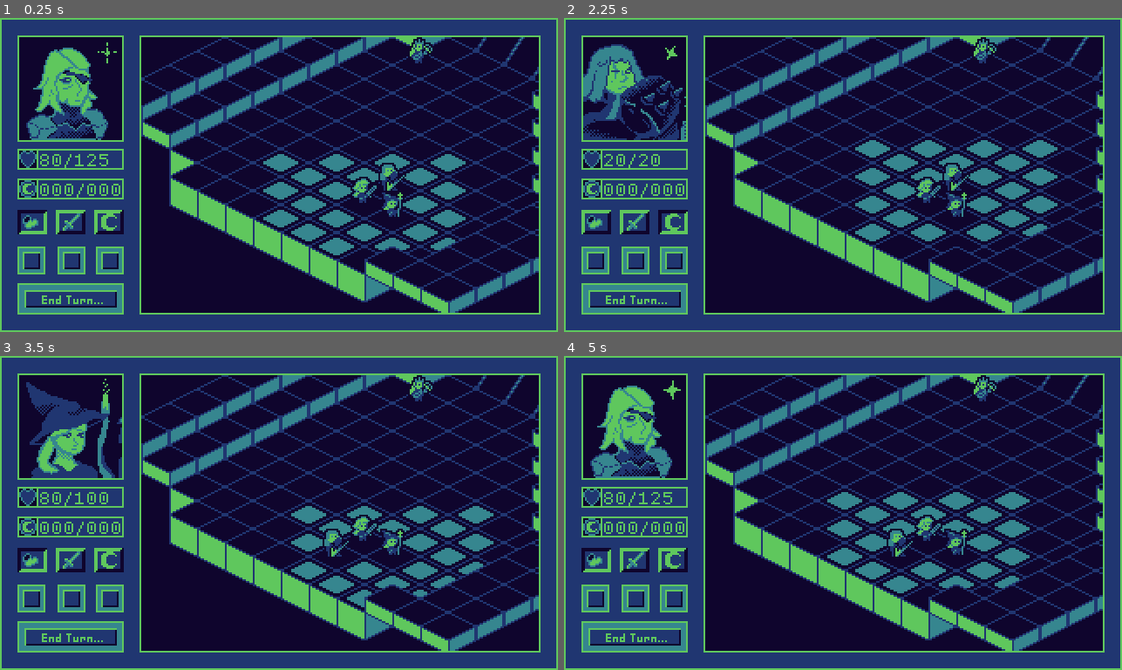
Above: before the commit, frames 1-4 (two rows, left to right).
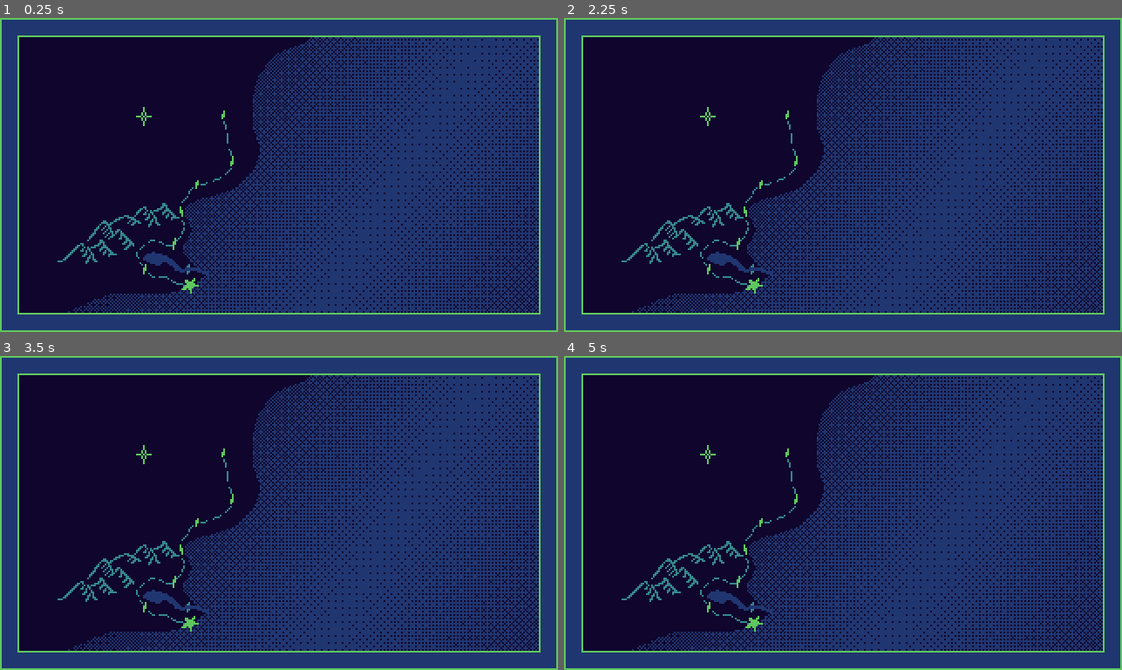
Above: after the commit, the same moments.

Repository: NoahLPoteat/CapstoneProject
Game: Godot game, scene res://src/gameplay/prototypes/game_prototype.tscn
Same seed, same stepped clock (60 frames per second), same inputs: the game is played once before the commit and once after it. The engine's default icon, where the game draws it, is replaced by a stand-in: a white triangle on a blue panel in a dark square.
Inputs (mouse positions are in pixels of both pictures, inside the frame that each line leads up to):
- Up to frame 1 (0.25 s): no input
- Up to frame 2 (2.25 s): move the mouse to (597, 222) at 0.52 s; click (597, 222) at 0.67 s; tap Enter at 1.25 s; move the mouse to (636, 222) at 1.27 s; click (636, 222) at 1.42 s; tap Space (debug_turn_skip) at 2 s; move the mouse to (675, 222) at 2.02 s; click (675, 222) at 2.17 s
- Up to frame 3 (3.5 s): tap Enter at 2.75 s; move the mouse to (72, 635) at 2.77 s; click (72, 635) at 2.92 s
- Up to frame 4 (5 s): tap Space (debug_turn_skip) at 3.5 s; move the mouse to (1010, 560) at 3.52 s; click (1010, 560) at 3.67 s; move the mouse to (675, 465) at 4.27 s; click (675, 465) at 4.42 s

The runs differ from the first frame. In frame 1, 57% of the frame differs, in the area x 3-97%, y 5-95%; in frame 2, 57%; in frame 3, 56%; in frame 4, 57%.

Commit message:
map node updates

Diff:
--- a/Project/src/gameplay/prototypes/battle_map_controller.gd
+++ b/Project/src/gameplay/prototypes/battle_map_controller.gd
@@ -57,10 +57,12 @@
 	else:
 		return
 
+
+
 	##will be true when both current unit, and targett are on the same team
 	var is_same_side: bool = target_unit.is_ally == user.is_ally
 
-	if is_same_side: return
+	if is_same_side or target_unit.unit_dead: return
 
 	## from here we are in a valid state to perform the attack
 	strike.effect(target_unit)
--- a/Project/src/gameplay/prototypes/battle_screen_controller.gd
+++ b/Project/src/gameplay/prototypes/battle_screen_controller.gd
@@ -80,6 +80,7 @@
 			change_battle_state(BATTLE_PHASES.PLACEMENT)
 			pass
 
+##temp for testing
 var custom_timer: Timer
 var t: float
 func enemy_ai():
@@ -163,7 +164,7 @@
 	for tile in old_tiles:
 		if battle_map_controller.tile_has_unit(tile):
 			var tar: UnitBase = battle_map_controller.unit_from_pos[tile]
-			if tar.is_ally != this_enemy.is_ally:
+			if tar.is_ally != this_enemy.is_ally and not tar.unit_dead:
 				first_enemy_in_range = tar
 				striking_tile = first_enemy_in_range.map_position
 				break
--- a/Project/src/gameplay/prototypes/game_prototype.tscn
+++ b/Project/src/gameplay/prototypes/game_prototype.tscn
@@ -7,10 +7,8 @@
 [ext_resource type="Script" uid="uid://b67ca813sx6pc" path="res://src/gameplay/prototypes/world_map_controller.gd" id="3_qwj7d"]
 [ext_resource type="Texture2D" uid="uid://b53aq5ur204uh" path="res://assets/art/ui/world_map_gui/WorldMap_proto_frame.png" id="4_r4dsk"]
 [ext_resource type="Script" uid="uid://bhu0m2jj72ojx" path="res://src/gameplay/prototypes/battle_gui.gd" id="4_r80b6"]
-[ext_resource type="Texture2D" uid="uid://bistwo6yjxmqh" path="res://icon.svg" id="5_mqqr1"]
 [ext_resource type="Texture2D" uid="uid://clwnq2p75x744" path="res://assets/art/ui/battle_map_gui/GUI Design Prototype BG.png" id="5_ooegf"]
 [ext_resource type="Script" uid="uid://0etskjq4ec44" path="res://src/gameplay/prototypes/map_node_controller.gd" id="5_qwj7d"]
-[ext_resource type="Script" uid="uid://b0p1qotwa48bv" path="res://src/gameplay/world_maps/map_node.gd" id="6_4dq4k"]
 [ext_resource type="LabelSettings" uid="uid://ccfs6ugu3pcqr" path="res://assets/fonts&labels/PixelLabelSettings.tres" id="6_dmcc4"]
 [ext_resource type="Texture2D" uid="uid://d1c1e2djcx32u" path="res://assets/art/ui/battle_map_gui/attackIndicatorAnim.png" id="6_h14kp"]
 [ext_resource type="Script" uid="uid://djgiplfhdvyh3" path="res://src/gameplay/prototypes/movement_left_dis.gd" id="7_dmcc4"]
@@ -28,6 +26,7 @@
 [ext_resource type="Texture2D" uid="uid://622v3iyoy0yj" path="res://assets/art/ui/battle_map_gui/GUIEndTurnButtonDown.png" id="17_iufsc"]
 [ext_resource type="Script" uid="uid://b0yty6v8jxua6" path="res://src/gameplay/prototypes/end_turn.gd" id="17_kc0fq"]
 [ext_resource type="Texture2D" uid="uid://co51310qlvewy" path="res://assets/art/ui/battle_map_gui/GUIEndTurnButtonUp.png" id="18_kc0fq"]
+[ext_resource type="PackedScene" uid="uid://bvome6kasaqpr" path="res://src/gameplay/world_maps/map_node.tscn" id="25_kc0fq"]
 
 [sub_resource type="AtlasTexture" id="AtlasTexture_bhsri"]
 atlas = ExtResource("6_h14kp")
@@ -142,11 +141,6 @@
 [sub_resource type="RectangleShape2D" id="RectangleShape2D_h14kp"]
 size = Vector2(59, 16)
 
-[sub_resource type="PackedScene" id="PackedScene_yhlpg"]
-
-[sub_resource type="CircleShape2D" id="CircleShape2D_mqqr1"]
-radius = 7.0
-
 [sub_resource type="ShaderMaterial" id="ShaderMaterial_3ykrj"]
 shader = ExtResource("10_3ykrj")
 shader_parameter/intensity = 1.0
@@ -173,6 +167,7 @@
 script = ExtResource("1_4dq4k")
 
 [node name="BattleScreenController" type="Control" parent="Game"]
+visible = false
 layout_mode = 1
 anchors_preset = 15
 anchor_right = 1.0
@@ -211,7 +206,7 @@
 handle_input_locally = false
 canvas_item_default_texture_filter = 0
 size = Vector2i(228, 158)
-render_target_update_mode = 4
+render_target_update_mode = 0
 
 [node name="BattleMapController" parent="Game/BattleScreenController/SubViewportContainer/SubViewport" instance=ExtResource("2_yhlpg")]
 
@@ -433,7 +428,6 @@
 shape = SubResource("RectangleShape2D_h14kp")
 
 [node name="WorldMapController" type="Control" parent="Game"]
-visible = false
 layout_mode = 1
 anchors_preset = 15
 anchor_right = 1.0
@@ -463,36 +457,19 @@
 mouse_filter = 2
 texture = ExtResource("4_r4dsk")
 
-[node name="MapNodeController" type="Node2D" parent="Game/WorldMapController"]
+[node name="MapNodeController" type="Node2D" parent="Game/WorldMapController" node_paths=PackedStringArray("starting_map")]
 script = ExtResource("5_qwj7d")
-
-[node name="TestMapNode" type="Node2D" parent="Game/WorldMapController/MapNodeController"]
-position = Vector2(71, 61)
-script = ExtResource("6_4dq4k")
-linked_battle_map = SubResource("PackedScene_yhlpg")
-
-[node name="MapNodeIcon" type="Sprite2D" parent="Game/WorldMapController/MapNodeController/TestMapNode"]
-scale = Vector2(0.05, 0.05)
-texture = ExtResource("5_mqqr1")
-
-[node name="ClickDetection" type="Area2D" parent="Game/WorldMapController/MapNodeController/TestMapNode"]
-
-[node name="CollisionShape2D" type="CollisionShape2D" parent="Game/WorldMapController/MapNodeController/TestMapNode/ClickDetection"]
-shape = SubResource("CircleShape2D_mqqr1")
-
-[node name="TestMapNode2" type="Node2D" parent="Game/WorldMapController/MapNodeController"]
-position = Vector2(96, 93)
-script = ExtResource("6_4dq4k")
-linked_battle_map = SubResource("PackedScene_yhlpg")
-
-[node name="MapNodeIcon" type="Sprite2D" parent="Game/WorldMapController/MapNodeController/TestMapNode2"]
-scale = Vector2(0.05, 0.05)
-texture = ExtResource("5_mqqr1")
-
-[node name="ClickDetection" type="Area2D" parent="Game/WorldMapController/MapNodeController/TestMapNode2"]
-
-[node name="CollisionShape2D" type="CollisionShape2D" parent="Game/WorldMapController/MapNodeController/TestMapNode2/ClickDetection"]
-shape = SubResource("CircleShape2D_mqqr1")
+starting_map = NodePath("TestMapNode")
+
+[node name="TestMapNode" parent="Game/WorldMapController/MapNodeController" node_paths=PackedStringArray("post_maps") instance=ExtResource("25_kc0fq")]
+position = Vector2(83, 56)
+post_maps = [NodePath("../TestMapNode3"), NodePath("../TestMapNode2")]
+
+[node name="TestMapNode2" parent="Game/WorldMapController/MapNodeController" instance=ExtResource("25_kc0fq")]
+position = Vector2(113, 35)
+
+[node name="TestMapNode3" parent="Game/WorldMapController/MapNodeController" instance=ExtResource("25_kc0fq")]
+position = Vector2(112, 78)
 
 [node name="MainMenu" type="Control" parent="Game"]
 visible = false
@@ -538,5 +515,3 @@
 [connection signal="mouse_exited" from="Game/BattleScreenController/BattleGUI/EndTurn/Area2D" to="Game/BattleScreenController/BattleGUI/EndTurn" method="_on_area_2d_mouse_exited"]
 [connection signal="map_node_clicked" from="Game/WorldMapController" to="Game" method="_on_world_map_controller_map_node_clicked"]
 [connection signal="node_clicked" from="Game/WorldMapController/MapNodeController" to="Game/WorldMapController" method="_on_map_node_controller_node_clicked"]
-[connection signal="input_event" from="Game/WorldMapController/MapNodeController/TestMapNode/ClickDetection" to="Game/WorldMapController/MapNodeController/TestMapNode" method="_on_click_detection_input_event"]
-[connection signal="input_event" from="Game/WorldMapController/MapNodeController/TestMapNode2/ClickDetection" to="Game/WorldMapController/MapNodeController/TestMapNode2" method="_on_click_detection_input_event"]
--- a/Project/src/gameplay/prototypes/map_node_controller.gd
+++ b/Project/src/gameplay/prototypes/map_node_controller.gd
@@ -1,9 +1,12 @@
 extends Node2D
 signal node_clicked(battle_map: PackedScene)
 
+@export var starting_map: MapNode
+var map_nodes: Array[MapNode] = []
 
 func _ready():
 	link_map_nodes()
+	#unlock_maps(starting_map)
 
 #Loops through each child map node, and links them to the signal.
 #When(if) we set up acts, we will change to a more data driven approach
@@ -12,9 +15,20 @@
 	for map_node: MapNode in get_children():
 		#print(map_node)
 		map_node.node_clicked.connect(map_node_clicked.bind(map_node))
+		map_nodes.append(map_node)
 
-
+		if map_node!=starting_map:
+			map_node.visible = false
 
 func map_node_clicked(map_node: MapNode):
 	#print("debug!")
 	node_clicked.emit(map_node.linked_battle_map)
+
+##unlocks the post_maps of a map
+func unlock_maps(map_node: MapNode):
+	for n:MapNode in map_nodes:
+		if n == map_node:
+			for map in n.post_maps:
+				##HERE IS WHERE TO PUT CODE FOR MAKING LINES GO TO NEW MAPS
+
+				map.visible = true
--- a/Project/src/gameplay/world_maps/map_node.gd
+++ b/Project/src/gameplay/world_maps/map_node.gd
@@ -3,7 +3,7 @@
 
 
 @export var linked_battle_map: PackedScene
-
+@export var post_maps: Array[MapNode]
 
 func _on_click_detection_input_event(viewport, event, shape_idx):
 	if event is InputEventMouseButton:
--- /dev/null
+++ b/Project/src/gameplay/world_maps/map_node.tscn
@@ -0,0 +1,20 @@
+[gd_scene load_steps=4 format=3 uid="uid://bvome6kasaqpr"]
+
+[ext_resource type="Script" uid="uid://b0p1qotwa48bv" path="res://src/gameplay/world_maps/map_node.gd" id="1_abrk8"]
+[ext_resource type="Texture2D" uid="uid://dvo5kbnxqey5m" path="res://assets/art/world/icons/MapNodeMarkerNorm.png" id="2_5q362"]
+
+[sub_resource type="CircleShape2D" id="CircleShape2D_mqqr1"]
+radius = 7.0
+
+[node name="TestMapNode" type="Node2D"]
+script = ExtResource("1_abrk8")
+
+[node name="ClickDetection" type="Area2D" parent="."]
+
+[node name="CollisionShape2D" type="CollisionShape2D" parent="ClickDetection"]
+shape = SubResource("CircleShape2D_mqqr1")
+
+[node name="Sprite2D" type="Sprite2D" parent="."]
+texture = ExtResource("2_5q362")
+
+[connection signal="input_event" from="ClickDetection" to="." method="_on_click_detection_input_event"]
Binary file added: Project/assets/art/world/icons/MapNodeMarkerNorm.png
Not shown, added: Project/assets/art/world/icons/MapNodeMarkerNorm.png.import
Not shown: 1 places in Project/src/gameplay/prototypes/game_prototype.tscn that only renumber resources
Not shown, changed: CapstoneObsidian/To-do Kanban.md
